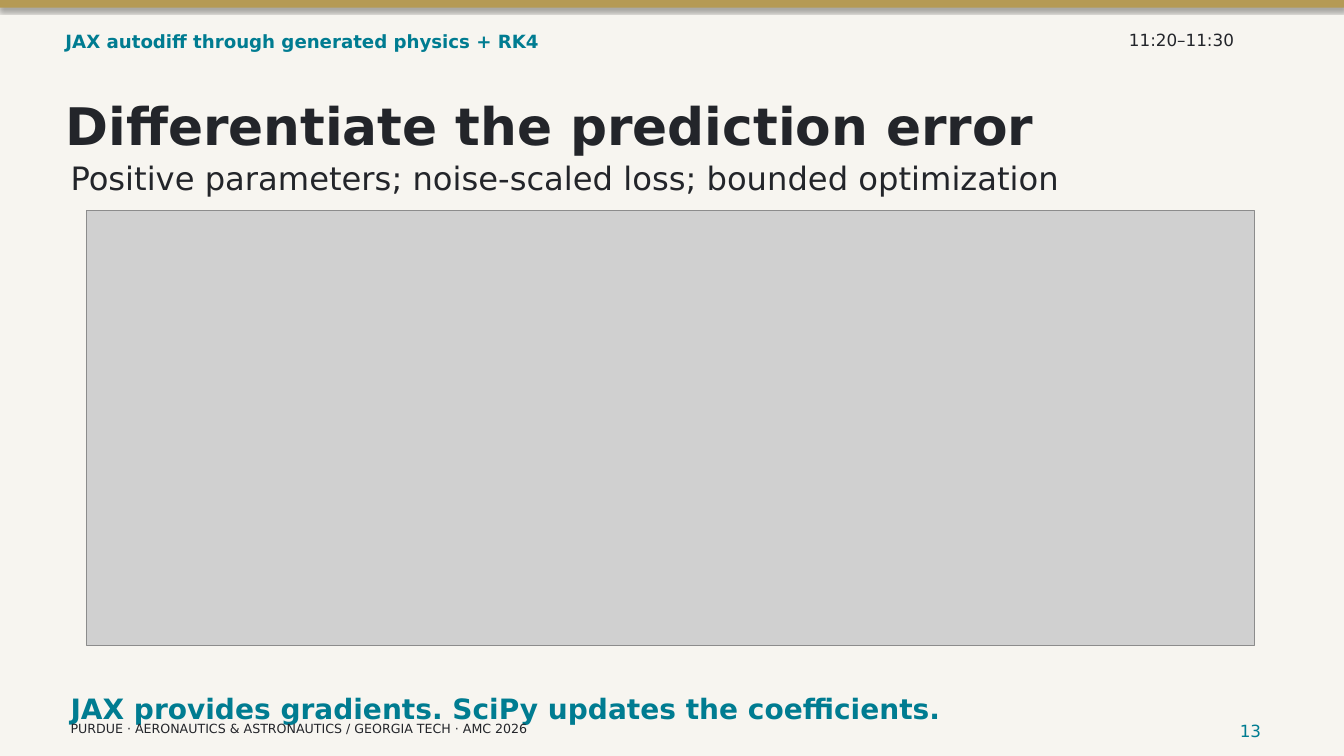
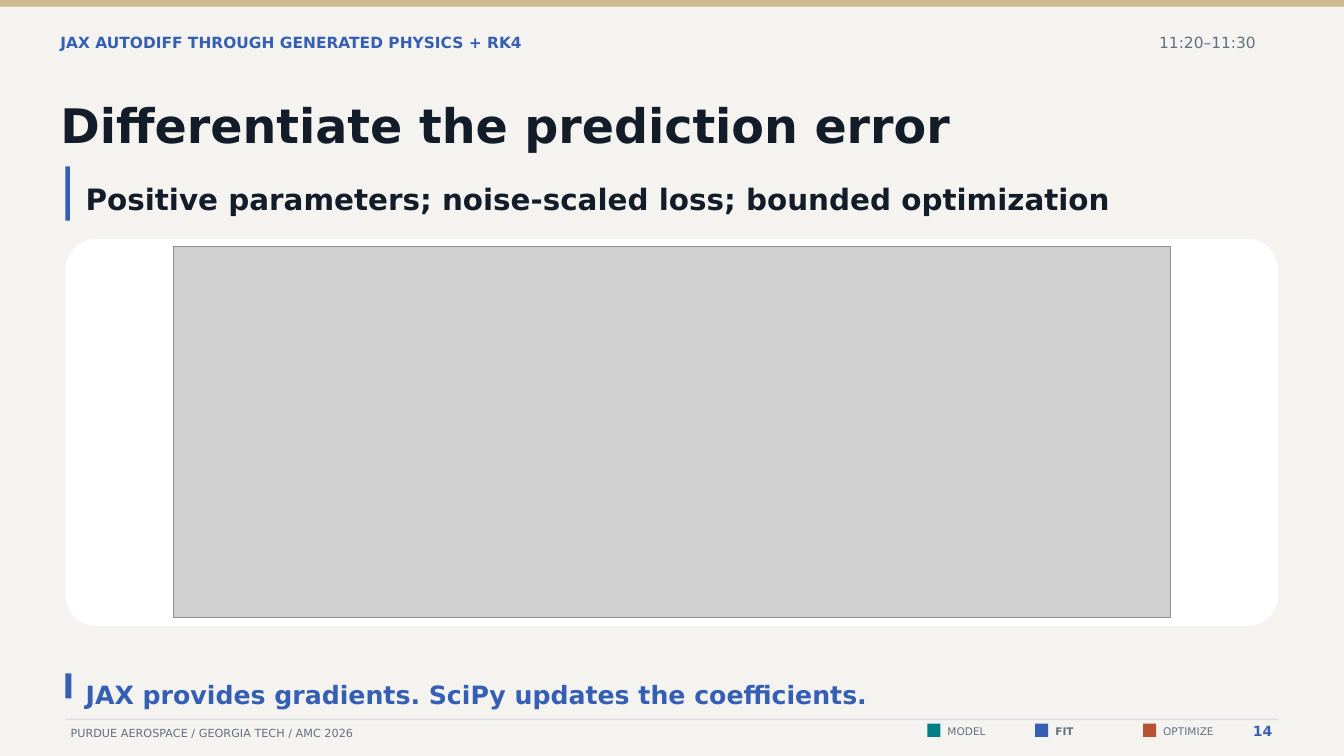
Before and after one commit to CogniPilot/rumoca-workshop, a slide deck: slide 14 of slides/workshop.pptx (slide 13 before the commit). Drawn at 1344x756 pixels with LibreOffice and Linux fonts; fonts in the diff are those of the drawing; grey boxes stand for pictures. Boxes give left, top, right and bottom in pixels: in the first picture for what was removed or moved away, otherwise in the second. Text is boxed around its words. In the diff, an @@ line names an element or a change of style, - is before the commit and + after.

Commit message:
Connect the workshop to interactive models, extensible backends and tested cloud tools

```diff
--- a/slides/workshop.pptx
+++ b/slides/workshop.pptx
@@ background #F7F5F0 to #F4F3EF @@
@@ rectangle at (0,0,1344,7): fill #B59A55 to #CFB991; shadow off @@
@@ text "11:20–11:30": place and size @@
-text "11:20–11:30" at (1129,33,1234,47)
+text "11:20–11:30" at (1159,36,1256,48)
@@ text "11:20–11:30" at (1159,36,1256,48): size 12 to 11 pt, text colour #23252A to #627081 @@
@@ text at (60,36,522,51): text changed; size 13 to 11 pt; text colour #007C91 to #345FB5 @@
-JAX autodiff through generated physics + RK4
+JAX AUTODIFF THROUGH GENERATED PHYSICS + RK4
@@ text "Differentiate the prediction error" at (60,107,950,153): size 37 to 34 pt, text colour #23252A to #131D2A @@
@@ rectangle added at (66,166,70,221), fill #345FB5 @@
@@ text "Positive parameters; noise-scaled loss; bounded ...": place and size @@
-text "Positive parameters; noise-scaled loss; bounded ..." at (71,165,1058,197)
+text "Positive parameters; noise-scaled loss; bounded ..." at (86,187,1109,216)
@@ text "Positive parameters; noise-scaled loss; bounded ..." at (86,187,1109,216): size 23 to 21 pt, text colour #23252A to #131D2A, bold on @@
@@ rounded rectangle added at (66,239,1278,626), fill #FFFFFF @@
@@ picture: place and size @@
-picture at (86,211,1254,645)
+picture at (173,247,1171,618)
@@ rectangle added at (66,674,72,699), fill #345FB5 @@
@@ text "JAX provides gradients. SciPy updates ...": place and size @@
-text "JAX provides gradients. SciPy updates ..." at (71,697,940,725)
+text "JAX provides gradients. SciPy updates ..." at (86,685,867,710)
@@ text "JAX provides gradients. SciPy updates ..." at (86,685,867,710): size 20 to 18 pt, text colour #007C91 to #345FB5 @@
@@ rectangle added at (66,719,1278,720), fill #D9DFE3 @@
@@ text at (71,728,353,737): text changed; size 9 to 8 pt; text colour #23252A to #627081 @@
-PURDUE · AERONAUTICS & ASTRONAUTICS / GEORGIA TECH · AMC 2026
+PURDUE AEROSPACE / GEORGIA TECH / AMC 2026
@@ rectangle added at (928,724,941,737), fill #007E87 @@
@@ text added at (947,727,985,735), 7.5 pt, text #627081 @@
+MODEL
@@ rectangle added at (1035,724,1049,737), fill #345FB5 @@
@@ text added at (1055,727,1073,735), 7.5 pt, text #627081, bold @@
+FIT
@@ rectangle added at (1143,724,1156,737), fill #B65131 @@
@@ text added at (1163,727,1213,735), 7.5 pt, text #627081 @@
+OPTIMIZE
@@ text removed at (1240,724,1261,738) @@
-13
@@ text added at (1253,726,1272,736), 10 pt, text #345FB5, bold @@
+14
```
Also in this commit, not shown: 20 other slides changed, 7 slides added, 5 slides removed, 53 other files.
